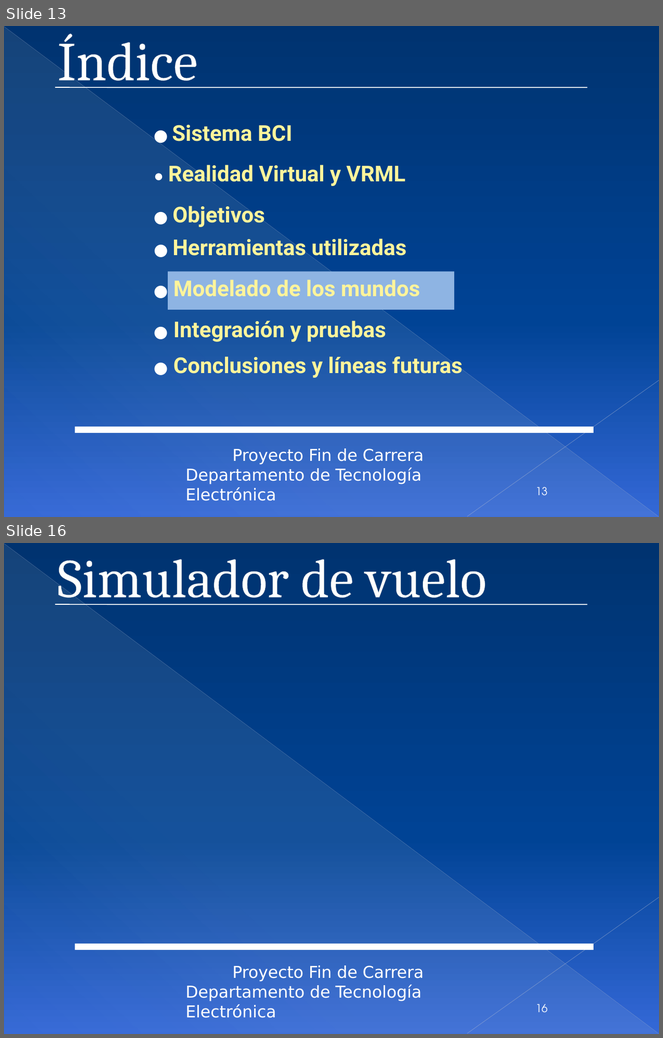
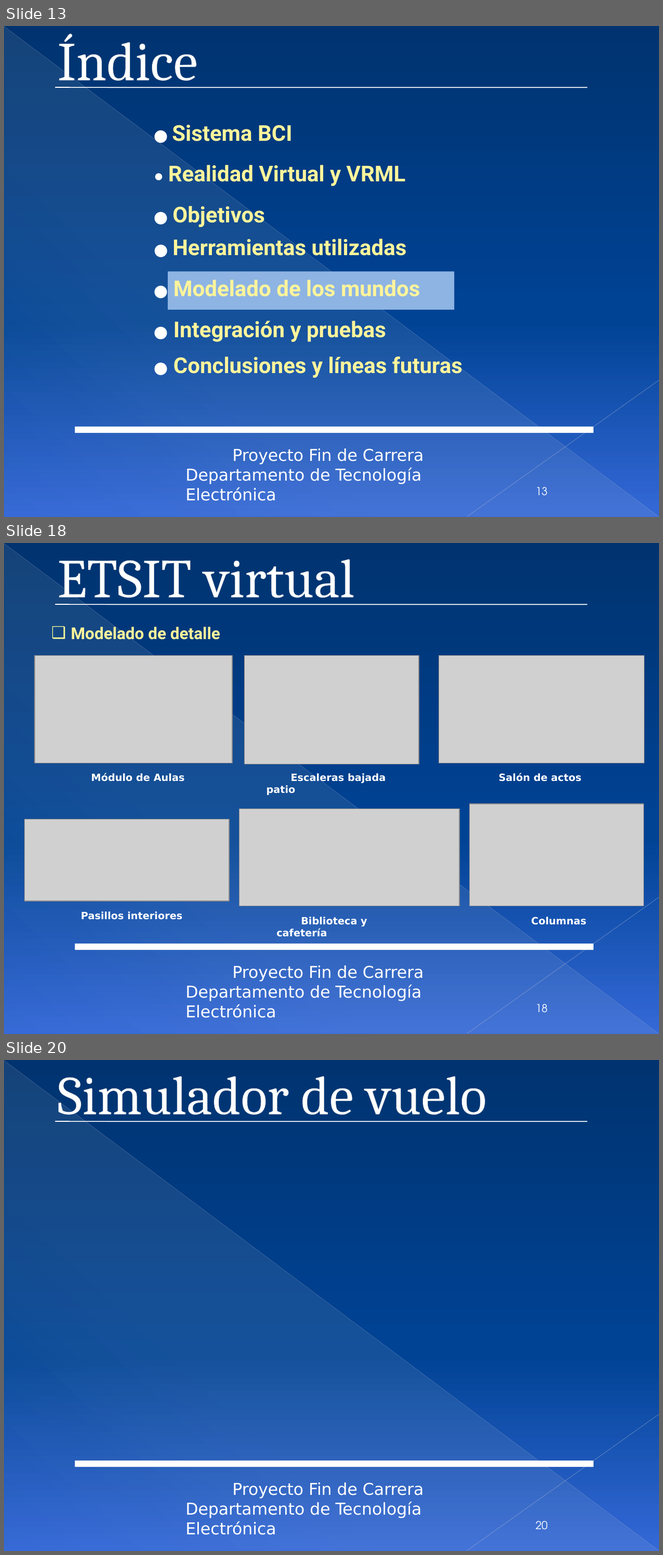
Before and after one commit to mjromper/test, a slide deck: DOCUMENTACION/presentacion/presentacionPFC27.pptx. Shown one above the other, each under a label of ours: slides 13 and 16 before the commit, slides 13, 18 and 20 after it; the slides between them are not shown. The pictures are 663x1038 and 663x1555 pixels, drawn with LibreOffice and Linux fonts; fonts in the diff are those of the drawing; grey boxes stand for pictures; background and template pictures are left out. Boxes give left, top, right and bottom in pixels: in the first picture for what was removed or moved away, otherwise in the second. Text is boxed around its words. In the diff, an @@ line names an element or a change of style, - is before the commit and + after.

```diff
--- a/DOCUMENTACION/presentacion/presentacionPFC27.pptx
+++ b/DOCUMENTACION/presentacion/presentacionPFC27.pptx
@@ slide 18 added at <box>4,543,659,1034</box>, background gradient #003371 to #004396 to #3566D7; not listed: 5 template elements that a slide beside it also shows @@
@@ title added at <box>58,559,354,609</box>, 60.3 pt, text #FFFFFF @@
+ETSIT virtual
@@ line added from (55, 604) to (588, 604), #FFFFFF 1 pt @@
@@ text added at <box>71,627,220,642</box>, 18 pt, text #FDF49B, bold @@
+❑ Modelado de detalle
@@ picture added at <box>35,656,233,763</box> @@
@@ picture added at <box>244,656,419,765</box> @@
@@ picture added at <box>439,656,645,763</box> @@
@@ text added at <box>91,773,185,782</box>, 11 pt, text #FFFFFF, bold @@
+Módulo de Aulas
@@ text added at <box>267,773,386,795</box>, 11 pt, text #FFFFFF, bold @@
+Escaleras bajada patio
@@ text added at <box>499,773,581,782</box>, 11 pt, text #FFFFFF, bold @@
+Salón de actos
@@ picture added at <box>470,804,644,906</box> @@
@@ picture added at <box>24,820,229,901</box> @@
@@ picture added at <box>239,809,460,906</box> @@
@@ text added at <box>81,912,182,920</box>, 11 pt, text #FFFFFF, bold @@
+Pasillos interiores
@@ text added at <box>276,917,367,937</box>, 11 pt, text #FFFFFF, bold @@
+Biblioteca y cafetería
@@ text added at <box>531,917,586,925</box>, 11 pt, text #FFFFFF, bold @@
+Columnas
@@ page number added at <box>536,1004,548,1013</box>, 12 pt, text #FFFFFF @@
+18
@@ what was slide 16 is now slide 20 @@
@@ page number at <box>536,1521,548,1530</box>: text changed @@
-16
+20
```
Also in this commit, not shown: 10 slides changed, 4 other slides added, 1 slide removed.
